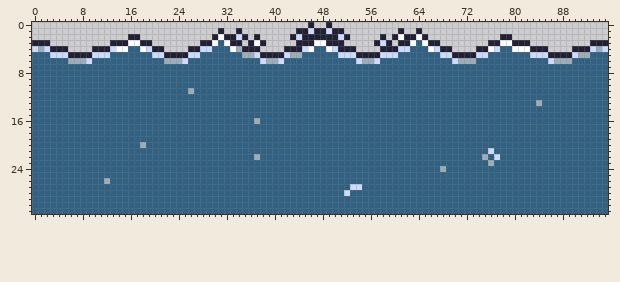
A sprite sheet gets an edit: resources/sprites/maps/water1.png. The first picture shows the starting point.
The file is 96x32 pixels.
Now the later version:
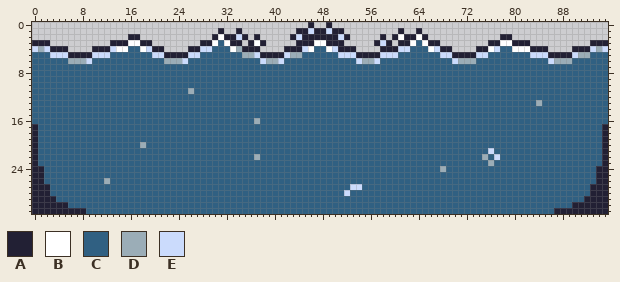
Palette (. is transparent): A #222034  B #ffffff  C #306082  D #9badb7  E #cbdbfc
Changes in this commit:
Changed rows in their new state; - is an unchanged pixel.
first column x 0:
17 A----------------------------------------------------------------------------------------------A
18 A----------------------------------------------------------------------------------------------A
19 A----------------------------------------------------------------------------------------------A
20 A----------------------------------------------------------------------------------------------A
21 A----------------------------------------------------------------------------------------------A
22 A----------------------------------------------------------------------------------------------A
23 A----------------------------------------------------------------------------------------------A
24 AA--------------------------------------------------------------------------------------------AA
25 AA--------------------------------------------------------------------------------------------AA
26 AA--------------------------------------------------------------------------------------------AA
27 AAA------------------------------------------------------------------------------------------AAA
28 AAA------------------------------------------------------------------------------------------AAA
29 AAAA----------------------------------------------------------------------------------------AAAA
30 AAAAAA------------------------------------------------------------------------------------AAAAAA
31 AAAAAAAAA------------------------------------------------------------------------------AAAAAAAAA
Boxes around the changes in both pictures, in picture pixels (x1, y1, x2, y2):
changed: (32, 124, 86, 214)
changed: (554, 124, 608, 214)
